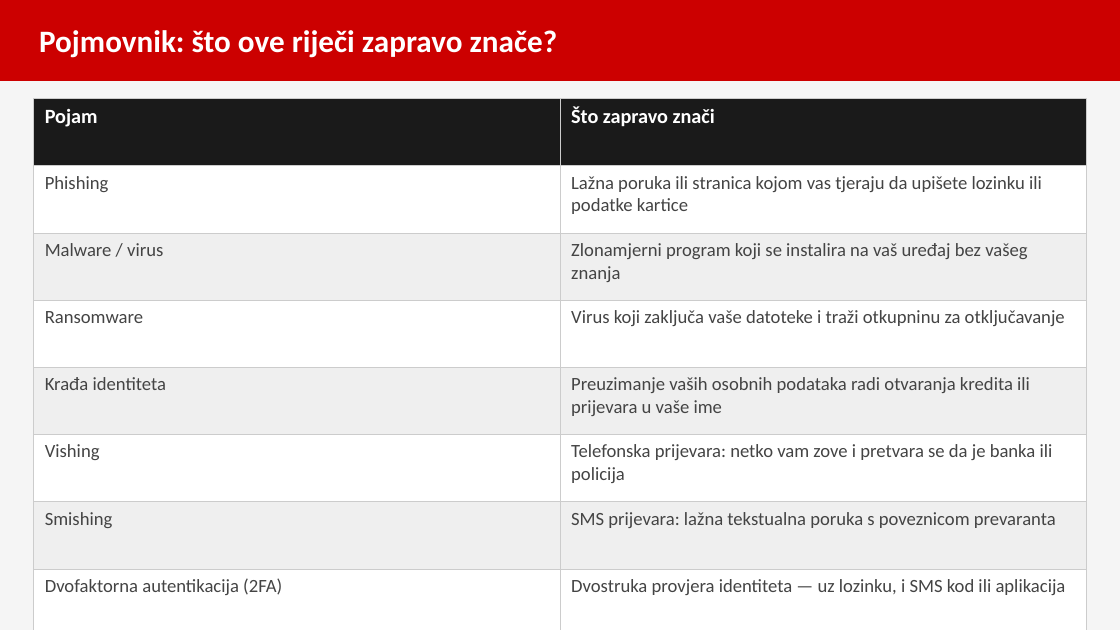
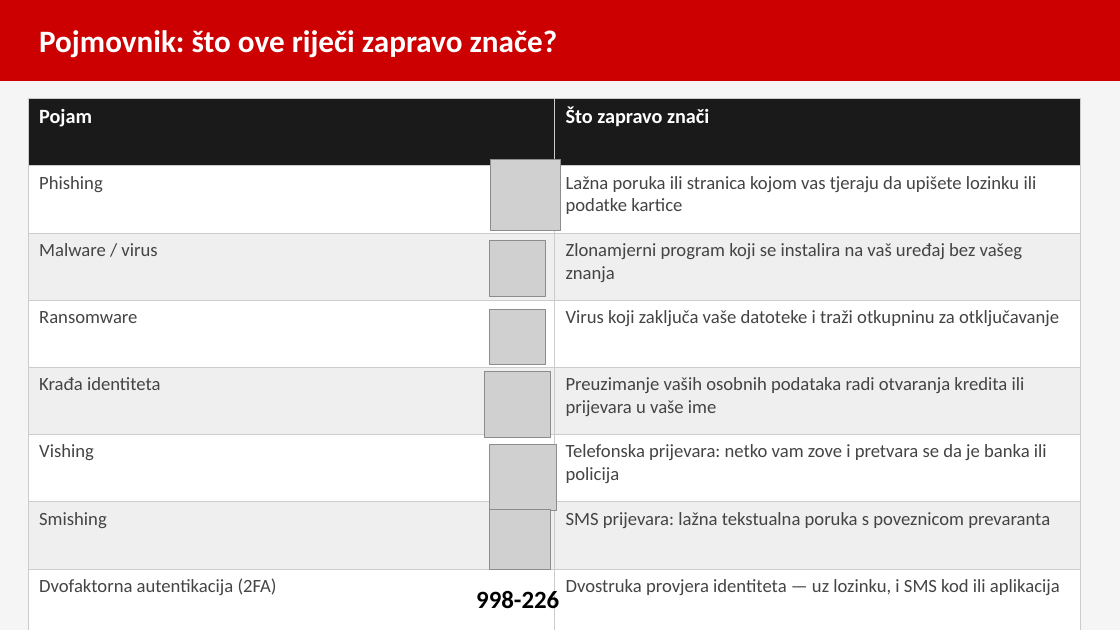
Before and after one commit to brunobilandzic/dipl, a slide deck: slide 4 of praksa/RAST/izradaprezentacije/Sigurnost_na_internetu_prezentacija.pptx. Drawn at 1120x630 pixels with LibreOffice and Linux fonts; fonts in the diff are those of the drawing; grey boxes stand for pictures. Boxes give left, top, right and bottom in pixels: in the first picture for what was removed or moved away, otherwise in the second. Text is boxed around its words. In the diff, an @@ line names an element or a change of style, - is before the commit and + after.

Commit message:
dict icons pres

```diff
--- a/praksa/RAST/izradaprezentacije/Sigurnost_na_internetu_prezentacija.pptx
+++ b/praksa/RAST/izradaprezentacije/Sigurnost_na_internetu_prezentacija.pptx
@@ table: place and size @@
-table at [34,99,1086,630]
+table at [28,99,1081,630]
@@ picture added at [491,160,561,231] @@
@@ picture added at [489,241,544,296] @@
@@ picture added at [489,309,544,364] @@
@@ picture added at [484,372,550,438] @@
@@ picture added at [489,445,556,511] @@
@@ picture added at [489,510,550,570] @@
@@ text added at [476,588,559,614], 16 pt, text #000000, bold @@
+998-226
```
